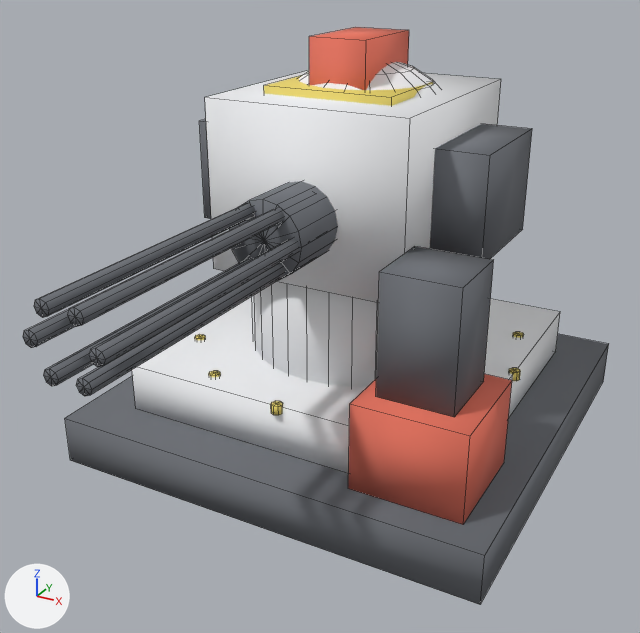
What one commit did to the OBJ model src/main/resources/assets/apexballistics/models/item/ciws.obj.
The view is the same before and after, from a camera (50 mm lens) standing at (1.57, -2.69, 1.41) and looking at (0.54, -0.81, 0.47). Every picture has the same lights, and +X, +Y and +Z are marked at lower left. The first picture is the older version. Mesh edges are drawn as thin lines. Where no turn or scale is listed for an object, it has been applied to the vertices. Vertices at exactly the same position are counted once.

Objects in the first picture: 'ciws'.
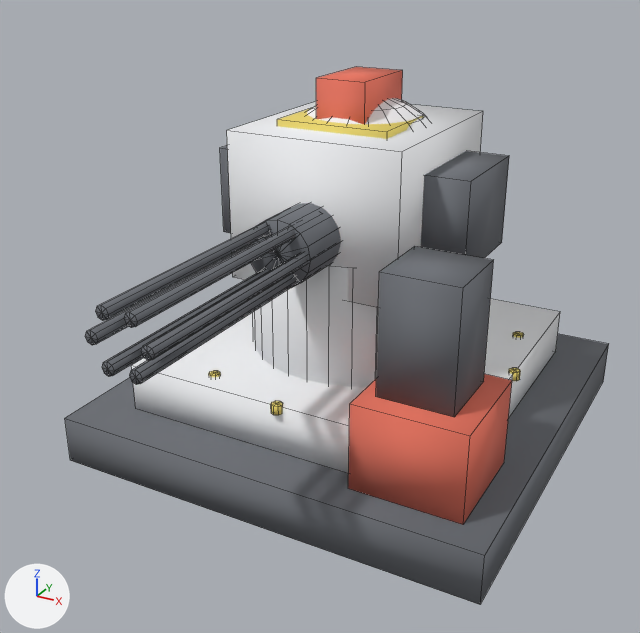
The newer file is also rescaled (x2.1), turned or shifted as a whole; pictures and numbers use the older file's frame.

Pixel boxes (x1, y1, x2, y2) of what changed, in the pictures (640 x 633 px; the box of a moved part takes in the faces that stretch with it):
'ciws', reshaped (7% narrower, 7% shorter)
    before: (23, 27, 609, 604)
    after: (65, 67, 609, 604)
part 1 of me_ciws, moved or reshaped
    before: (299, 62, 440, 97)
    after: (307, 98, 429, 130)
part 2 of me_ciws, moved or reshaped
    before: (205, 70, 501, 303)
    after: (227, 101, 483, 307)
part 3 of me_ciws, moved or reshaped
    before: (199, 119, 211, 219)
    after: (220, 146, 231, 233)
part 4 of me_ciws, moved or reshaped
    before: (430, 124, 532, 259)
    after: (421, 151, 509, 258)
part 5 of me_ciws, moved or reshaped
    before: (229, 181, 338, 280)
    after: (248, 203, 341, 288)
part 6 of me_ciws, moved or reshaped
    before: (89, 239, 300, 367)
    after: (141, 253, 309, 360)
part 7 of me_ciws, moved or reshaped
    before: (67, 208, 285, 327)
    after: (124, 227, 296, 328)
part 8 of me_ciws, moved or reshaped
    before: (34, 203, 256, 318)
    after: (95, 223, 271, 320)
part 9 of me_ciws, moved or reshaped
    before: (23, 309, 76, 348)
    after: (85, 244, 255, 345)
part 10 of me_ciws, moved or reshaped
    before: (43, 258, 253, 386)
    after: (102, 269, 269, 376)
part 11 of me_ciws, moved or reshaped
    before: (76, 264, 285, 396)
    after: (129, 274, 296, 385)
part 12 of me_ciws, moved or reshaped
    before: (309, 27, 409, 90)
    after: (316, 67, 403, 124)
part 13 of me_ciws, moved or reshaped
    before: (264, 75, 433, 106)
    after: (277, 108, 423, 139)

Diff of the bpy script that builds the scene:
```diff
--- a/src/main/resources/assets/apexballistics/models/item/ciws.obj.py
+++ b/src/main/resources/assets/apexballistics/models/item/ciws.obj.py
@@ me_ciws @@
 # used by ob_ciws; location = (0.0, 0.0, 0.0)
-me_ciws.from_pydata(...)  # 740 vertices, 852 faces; spans x -0.12..1.12, y -1.68..0.12, z 0.0..1.16
+me_ciws.from_pydata(...)  # 740 vertices, 852 faces; spans x -0.12..1.12, y -1.54..0.12, z 0.0..1.06
+# me_ciws part 1: the loose piece of 234 vertices spanning x 0.2..0.8, y -0.8..-0.2, z 0.51..1.09 is scaled about its middle by 0.881, then moved by (0.0, 0.0, -0.06)
+# me_ciws part 2: the loose piece of 8 vertices spanning x 0.22..0.78, y -0.84..-0.2, z 0.56..1.02 is scaled about its middle by 0.881, then moved by (0.0, 0.0, -0.06)
+# me_ciws part 3: the loose piece of 8 vertices spanning x 0.08..0.24, y -0.68..-0.34, z 0.64..0.92 is scaled about its middle by 0.881, then moved by (0.04, 0.0, -0.06)
+# me_ciws part 4: the loose piece of 8 vertices spanning x 0.76..0.92, y -0.68..-0.34, z 0.64..0.92 is scaled about its middle by 0.881, then moved by (-0.04, 0.0, -0.06)
+# me_ciws part 5: the loose piece of 34 vertices spanning x 0.4..0.6, y -1.02..-0.72, z 0.64..0.84 is scaled about its middle by 0.881, then moved by (0.0, 0.04, -0.05)
+# me_ciws part 6: the loose piece of 18 vertices spanning x 0.56..0.6, y -1.68..-0.86, z 0.72..0.76 is scaled about its middle by 0.881, then moved by (-0.01, 0.09, -0.05)
+# me_ciws part 7: the loose piece of 18 vertices spanning x 0.52..0.56, y -1.68..-0.86, z 0.79..0.83 is scaled about its middle by 0.881, then moved by (0.0, 0.09, -0.06)
+# me_ciws part 8: the loose piece of 18 vertices spanning x 0.44..0.48, y -1.68..-0.86, z 0.79..0.83 is scaled about its middle by 0.881, then moved by (0.0, 0.09, -0.06)
+# me_ciws part 9: the loose piece of 18 vertices spanning x 0.4..0.44, y -1.68..-0.86, z 0.72..0.76 is scaled about its middle by 0.881, then moved by (0.01, 0.09, -0.05)
+# me_ciws part 10: the loose piece of 18 vertices spanning x 0.44..0.48, y -1.68..-0.86, z 0.65..0.69 is scaled about its middle by 0.881, then moved by (0.0, 0.09, -0.05)
+# me_ciws part 11: the loose piece of 18 vertices spanning x 0.52..0.56, y -1.68..-0.86, z 0.65..0.69 is scaled about its middle by 0.881, then moved by (0.0, 0.09, -0.05)
+# me_ciws part 12: the loose piece of 8 vertices spanning x 0.42..0.58, y -0.66..-0.4, z 0.96..1.16 is scaled about its middle by 0.881, then moved by (0.0, 0.0, -0.09)
+# me_ciws part 13: the loose piece of 8 vertices spanning x 0.32..0.68, y -0.72..-0.46, z 0.98..1.04 is scaled about its middle by 0.881, then moved by (0.0, 0.01, -0.09)
+# other edits to the shape of me_ciws do not show in these pictures
 me_ciws.materials.append(mat_dark)
```
